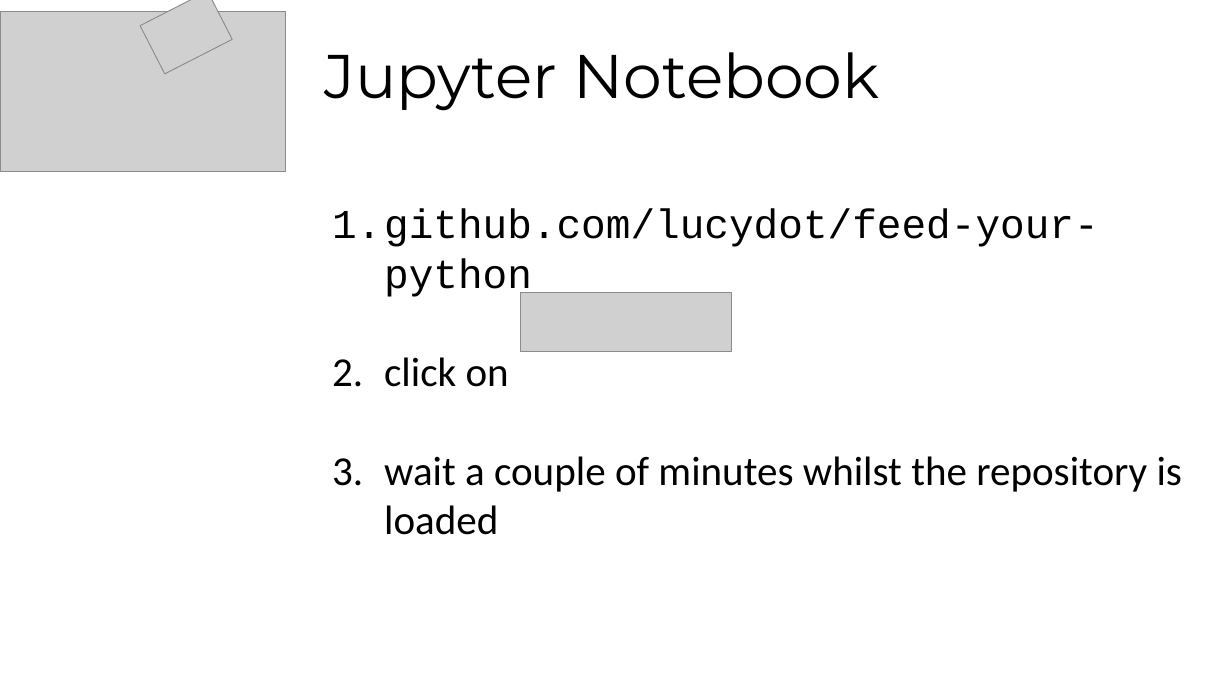
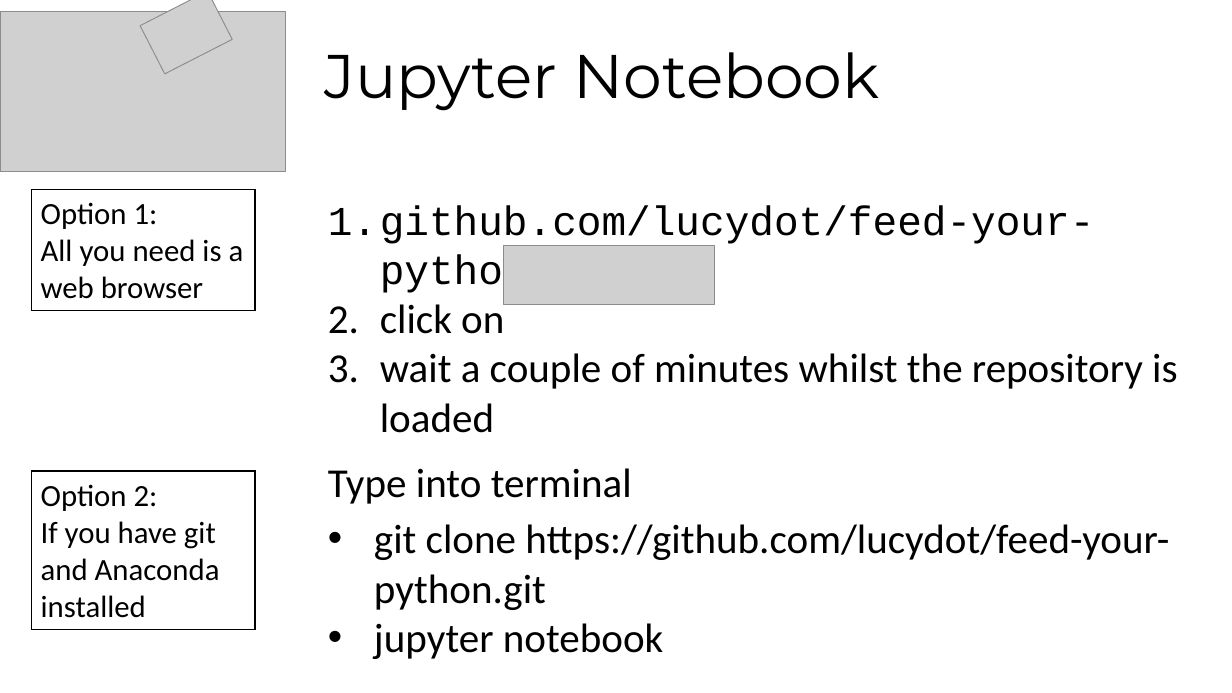
Before and after one commit to lucydot/feed-your-python, a slide deck: slide 7 of feed_your_python_with_pandas.ppt. Drawn at 1232x693 pixels with LibreOffice and Linux fonts; fonts in the diff are those of the drawing; grey boxes stand for pictures. Boxes give left, top, right and bottom in pixels: in the first picture for what was removed or moved away, otherwise in the second. Text is boxed around its words. In the diff, an @@ line names an element or a change of style, - is before the commit and + after.

```diff
--- a/feed_your_python_with_pandas.ppt
+++ b/feed_your_python_with_pandas.ppt
@@ rectangle added at [31,189,255,311], fill #FFFFFF, outline #000000 1 pt, 24 pt, text #000000 @@
+Option 1:
+All you need is a web browser
@@ text "github.com/lucydot/feed-your-python" rewrapped from [332,209,1182,492] to [328,205,1177,389] @@
@@ picture: place and size @@
-picture at [520,293,731,352]
+picture at [504,246,714,305]
@@ rectangle added at [31,471,255,630], fill #FFFFFF, outline #000000 1 pt, 24 pt, text #000000 @@
+Option 2:
+If you have git and Anaconda installed
@@ text added at [328,468,632,504], 32 pt, text #000000 @@
+Type into terminal
@@ text added at [374,524,1169,659], 32 pt, text #000000 @@
+• git clone https://github.com/lucydot/feed-your-python.git
+• jupyter notebook
```
Also in this commit, not shown: 1 other slide changed, 1 other file.
